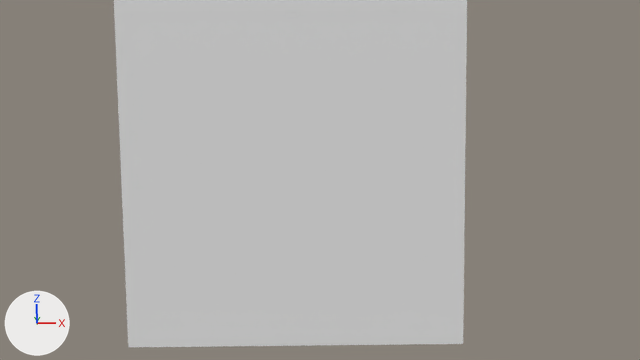
An edit to the Blender file Assets/models/house/floor02/puzzles/puzzle02.blend, drawn before and after from the same camera.
Camera for both pictures: the file's camera 'Camera'. Every picture has the same lights, and +X, +Y and +Z are marked at lower left.

Objects in the first picture: 'puzzle02_frame', 'puzzle02_frame_door'.
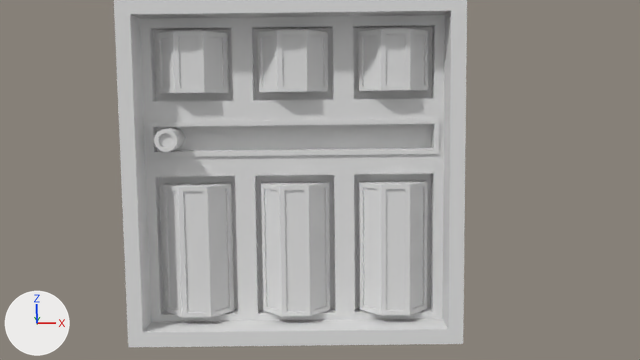
Changed parts and their boxes (x1, y1, x2, y2) in the pictures (640 x 360 px):
'puzzle02_frame_door', hidden
    before: (130, 11, 451, 332)
'puzzle02_case', unchanged, uncovered by the edit
    after: (140, 15, 445, 322)
'combination_dial.003', unchanged, uncovered by the edit
    after: (162, 183, 235, 318)
'combination_dial.006', unchanged, uncovered by the edit
    after: (359, 181, 428, 315)
'combination_dial.004', unchanged, uncovered by the edit
    after: (261, 182, 330, 317)

The change in detail:
Object 'puzzle02_frame_door' (ob_puzzle02_frame_door) is now hidden.
